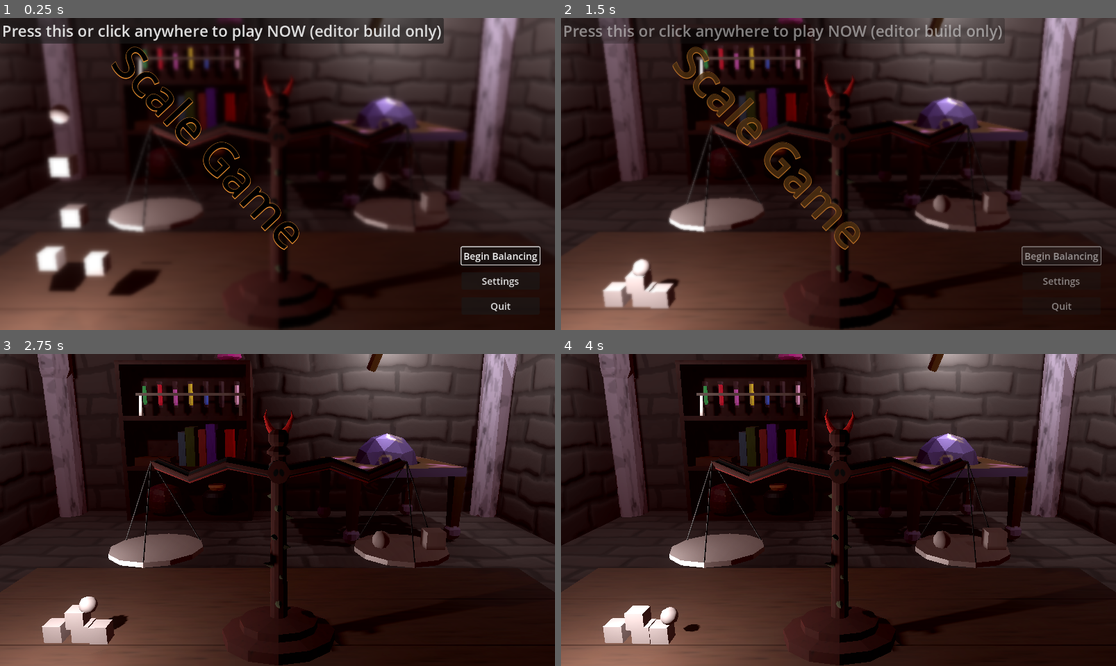
Above: before the commit, frames 1-4 (two rows, left to right).
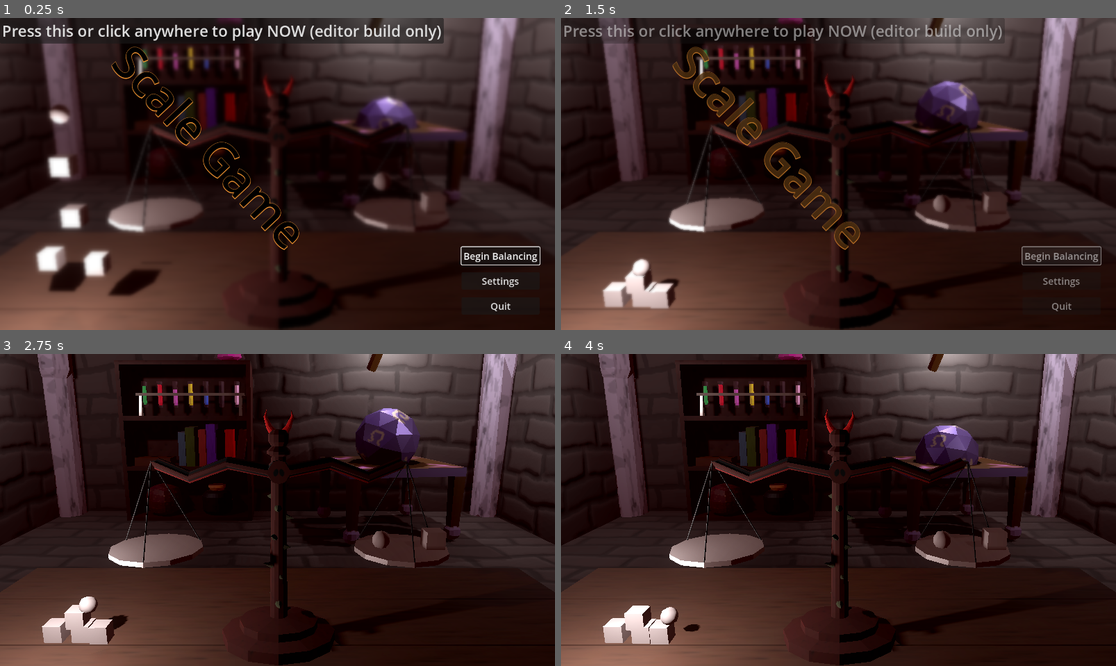
Above: after the commit, the same moments.

Repository: camd67/scale-game
Game: Godot game, scene res://scene/main/main.tscn
Two runs of this game, one before a commit and one after it. Both use one fixed random seed, a clock stepped at 60 frames per second and the inputs below.
Inputs (mouse positions are in pixels of both pictures, inside the frame that each line leads up to):
- Up to frame 1 (0.25 s): no input
- Up to frame 2 (1.5 s): click "Begin Balancing" at 0.5 s; click "Begin Balancing" at 1.25 s
- Up to frame 3 (2.75 s): click "Begin Balancing" at 2 s
- Up to frame 4 (4 s): move the mouse to (960, 494) at 2.77 s; click (960, 494) at 2.92 s; drag from (727, 525) to (810, 572) at 3.52 s

The runs differ from the first frame. In frame 1, less than 0.1% of the frame differs, in the area x 69-71%, y 25-27%; in frame 2, 1.2%; in frame 3, 1.6%, in the area x 59-77%, y 17-56%; in frame 4, 0.7%.

Commit message:
Update main with the living dungeon scene

Diff:
--- a/scene/main/main.tscn
+++ b/scene/main/main.tscn
@@ -4,7 +4,7 @@
 [ext_resource type="PackedScene" uid="uid://dhgqdwpcy37iw" path="res://scene/ui/main_menu/main_menu.tscn" id="1_x18xv"]
 [ext_resource type="PackedScene" uid="uid://dbr2vgtnsucf0" path="res://scene/grabber/grabber.tscn" id="2_ygo0o"]
 [ext_resource type="PackedScene" uid="uid://4ej2b1sscx27" path="res://scene/draggable_entities/debug_box/debug_box.tscn" id="3_ohibm"]
-[ext_resource type="PackedScene" uid="uid://bt8bif40er8kr" path="res://scene/dungeon/scaledungeon.glb" id="4_1enp0"]
+[ext_resource type="PackedScene" uid="uid://foljia802g4d" path="res://scene/dungeon/scaled_dungeon_living.tscn" id="4_6qt3t"]
 [ext_resource type="PackedScene" uid="uid://d3pwgvo15efba" path="res://scene/draggable_entities/debug_sphere/debug_sphere.tscn" id="4_oldih"]
 [ext_resource type="PackedScene" uid="uid://bhlp8xn50igxa" path="res://scene/flickering_light/flickering_light.tscn" id="5_r3mqi"]
 [ext_resource type="Texture2D" uid="uid://blesrlm3igbkx" path="res://scene/dungeon/fireparticle.png" id="6_xc4fm"]
@@ -73,7 +73,7 @@
 [node name="WorldEnvironment" type="WorldEnvironment" parent="."]
 environment = SubResource("Environment_mpf7k")
 
-[node name="scaledungeon" parent="." instance=ExtResource("4_1enp0")]
+[node name="ScaledDungeonLiving" parent="." instance=ExtResource("4_6qt3t")]
 
 [node name="Camera3D" type="Camera3D" parent="."]
 transform = Transform3D(1, 0, 0, 0, 0.973563, 0.228419, 0, -0.228419, 0.973563, 0, 1.40286, 2.91137)
